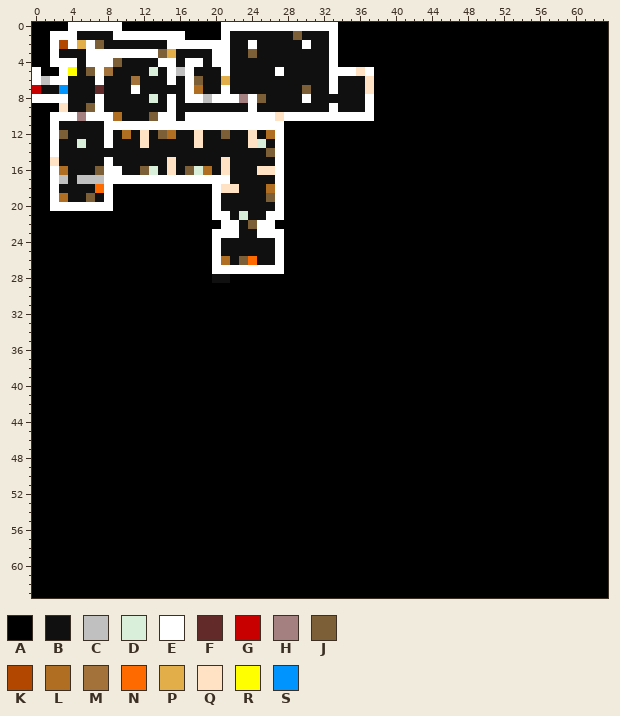
Two states of a pixel-art sprite, res/levels/barracks.png. This is how it looked before the edit.
The file is 64x64 pixels.
Palette (. is transparent): A #000000  B #101010  C #c0c0c0  D #daefda  E #ffffff  F #632a2a  G #c80000  H #a48080  J #7c5f36  K #b24700  L #b06e23  M #a3723a  N #ff6a00  P #e1ae4a  Q #ffe1c4  R #ffff00  S #0094ff
Pixels before (only the part around the change), first column x 7:
 0 EEEAAAAAAAAAAAEEEEE
 1 BBEEEEEEEEAAAAEBBBB
 2 JBBBBBBBEEEEEEEBBEB
 3 EEEEEEEJPBBBBEEBBJB
 4 EEJBBBBEEBEEBEEBBBB
 5 EMBBBBDBECEBBBEBBBB
 6 EBBBMBBBEBEJBBPBBBB
 7 FBBBEBBBBBELBBEBBBB
 8 EBBBBBDBEBEECEEEHEJ
 9 EBBBBBBBEBBBBBBBBEB
10 EELBBBJEEBEEEEEEEEE
11 BEEEEEEEEEEEEEEEEEE
12 BEBLBQBJLBBQBBJBBQB
13 BEBBBQBBBBBQBBBBBQD
14 BBBBBBBBBBBBBBBBBBB
15 BEBBBBBBQBBBBBQBBBB
16 JEEBBJDBQBJDLBQBBBQ
17 CEEEEEEEEEEEEEEBBBB
18 NEAAAAAAAAAAAEQQBBB
19 BEAAAAAAAAAAAEBBBBB
20 EEAAAAAAAAAAAEBBBBB
21 AAAAAAAAAAAAAEEBDBB
Once edited:
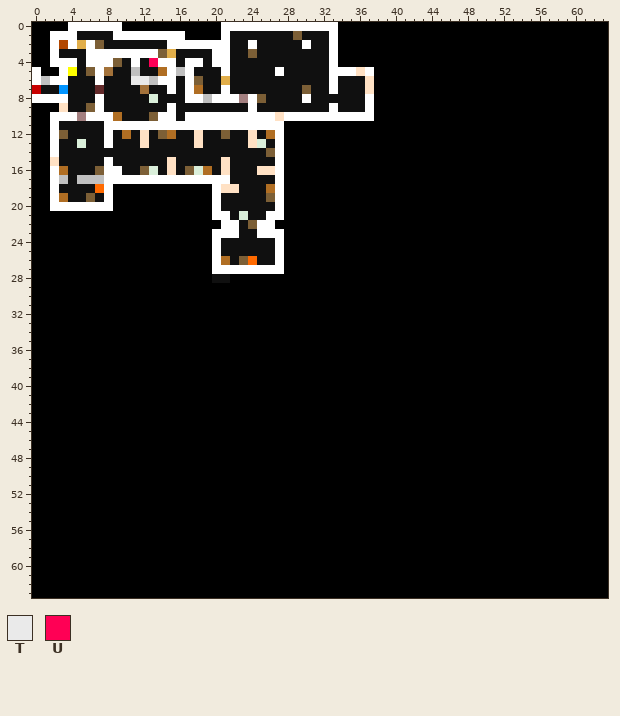
Colours new in this view: T #eaeaea  U #ff0055
The exact change:
y 4: x 11 B -> E; x 13 B -> U
y 5: x 11 B -> C; x 13..14 DB -> BL
y 6: x 11..14 MBBB -> TTCE
y 7: x 11..12 EB -> BM; x 15 B -> E
y 8: x 15 E -> B
Pixel boxes of the changes (left, top, right, bottom) in both pictures:
changed: (131, 58, 176, 103)
